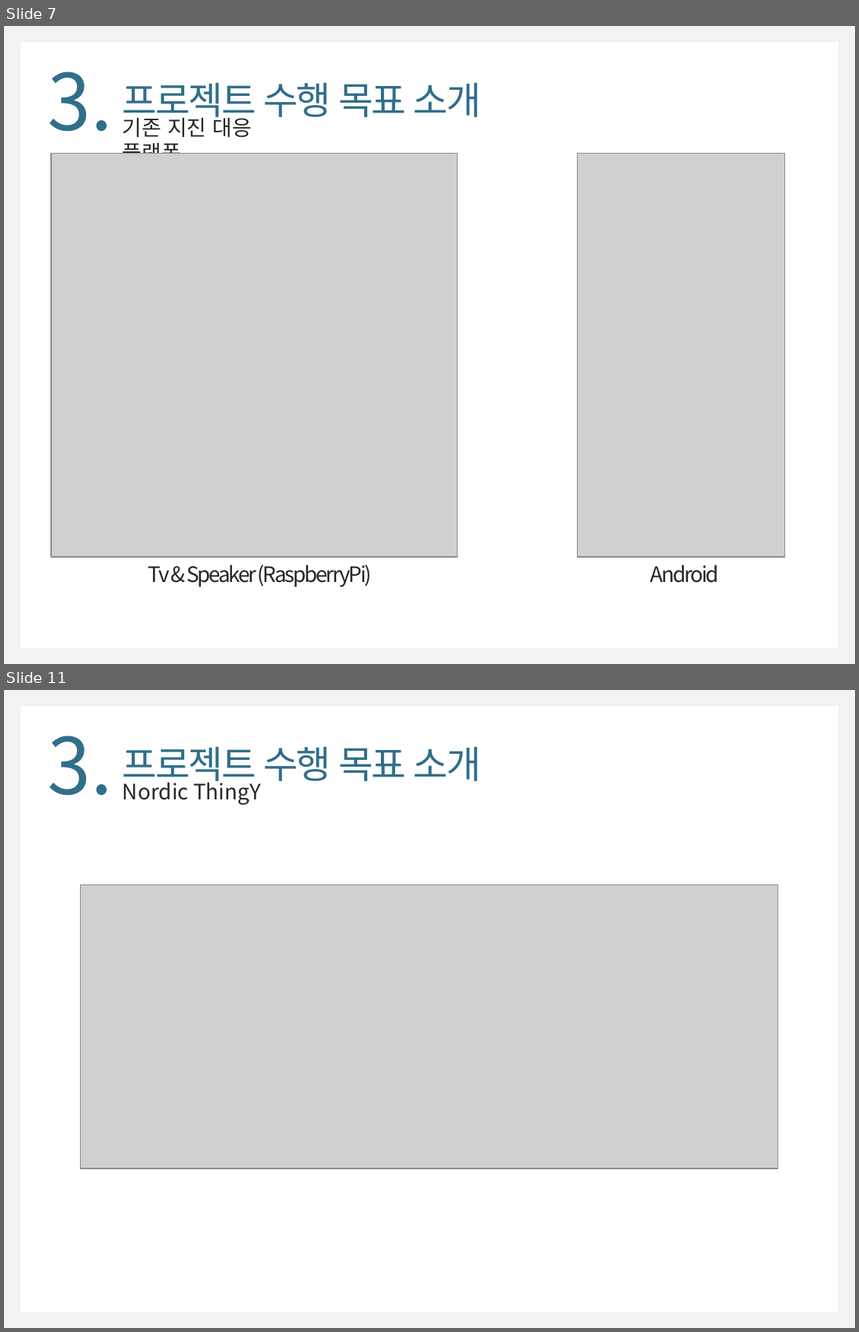
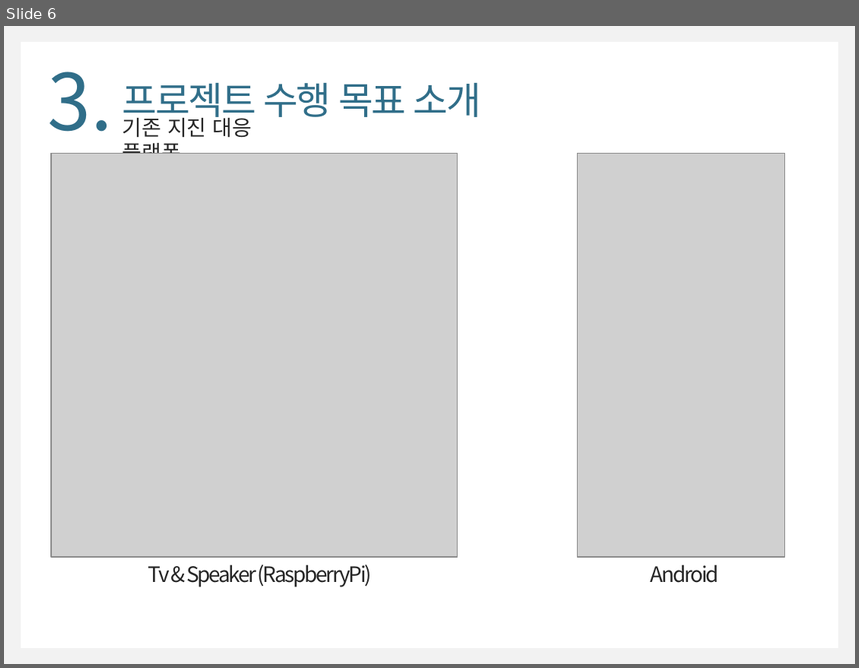
Before and after one commit to WongyuLee/KNU_SoftwareEngineering_2Team, a slide deck: doc/SoftwareEngineering_2Team(최종).pptx. Shown one above the other, each under a label of ours: slides 7 and 11 before the commit, slide 6 after it; the slides between them are not shown. The pictures are 859x1332 and 859x668 pixels, drawn with LibreOffice and Linux fonts; fonts in the diff are those of the drawing; grey boxes stand for pictures. Boxes give left, top, right and bottom in pixels: in the first picture for what was removed or moved away, otherwise in the second. Text is boxed around its words. In the diff, an @@ line names an element or a change of style, - is before the commit and + after.

```diff
--- a/doc/SoftwareEngineering_2Team(최종).pptx
+++ b/doc/SoftwareEngineering_2Team(최종).pptx
@@ slide 11 removed at (4,690,855,1328), background #F2F2F2; not listed: 1 template element that a slide beside it also shows @@
@@ text removed at (48,736,113,796) @@
-3.
@@ text removed at (123,747,481,788) @@
-프로젝트 수행 목표 소개
@@ text removed at (123,778,261,805) @@
-Nordic ThingY
@@ picture removed at (81,885,778,1168) @@
@@ what was slide 7 is now slide 6 @@
```
Also in this commit, not shown: 6 slides changed, 6 slides added, 4 other slides removed, 2 other files.
